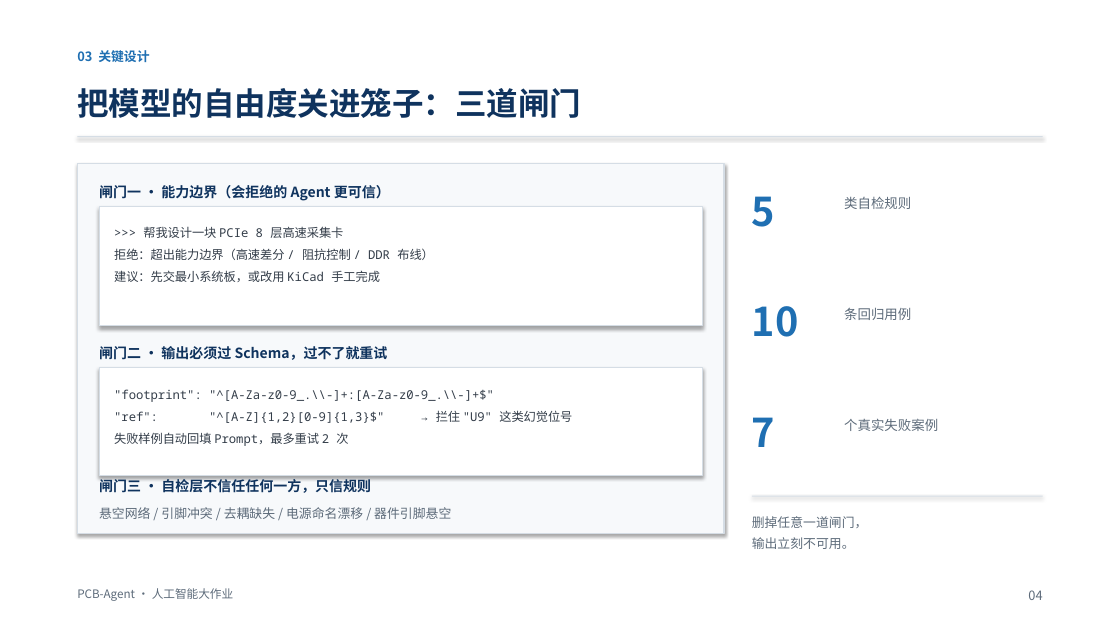
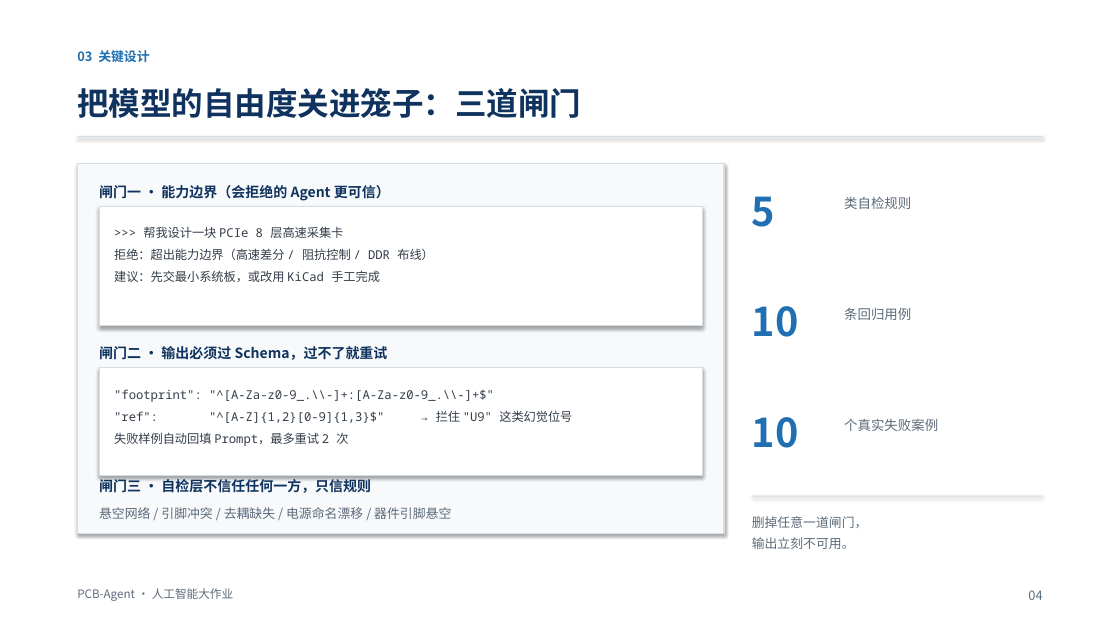
Before and after one commit to yw-youth/AI-LLM-, a slide deck: slide 4 of docs/deck/答辩PPT.pptx. Drawn at 1120x630 pixels with LibreOffice and Linux fonts; fonts in the diff are those of the drawing. Boxes give left, top, right and bottom in pixels: in the first picture for what was removed or moved away, otherwise in the second. Text is boxed around its words. In the diff, an @@ line names an element or a change of style, - is before the commit and + after.

```diff
--- a/docs/deck/答辩PPT.pptx
+++ b/docs/deck/答辩PPT.pptx
@@ text at (752, 417, 799, 448): text changed @@
-7
+10
```
Also in this commit, not shown: 4 other slides changed, 12 other files.
